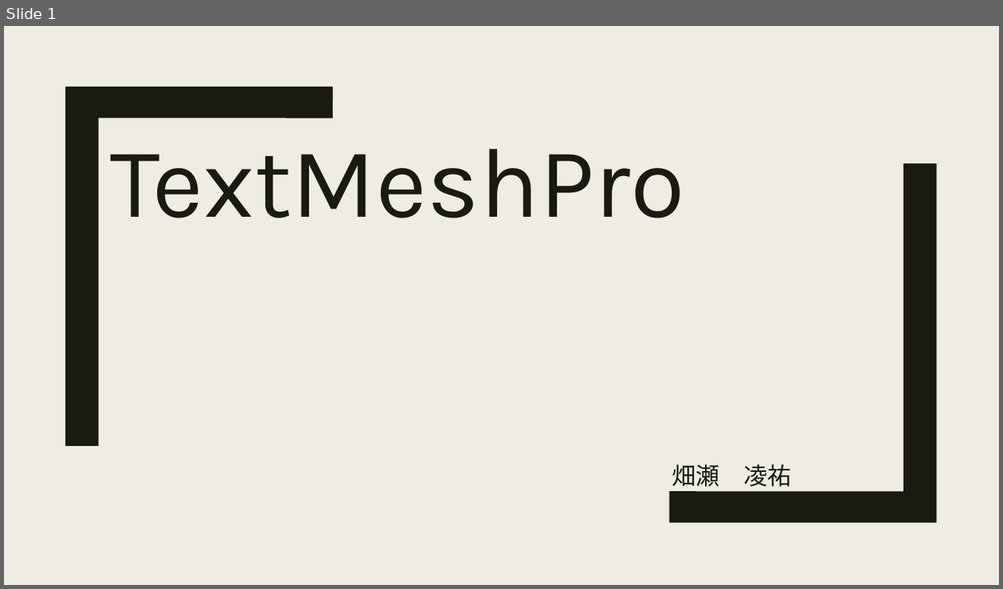
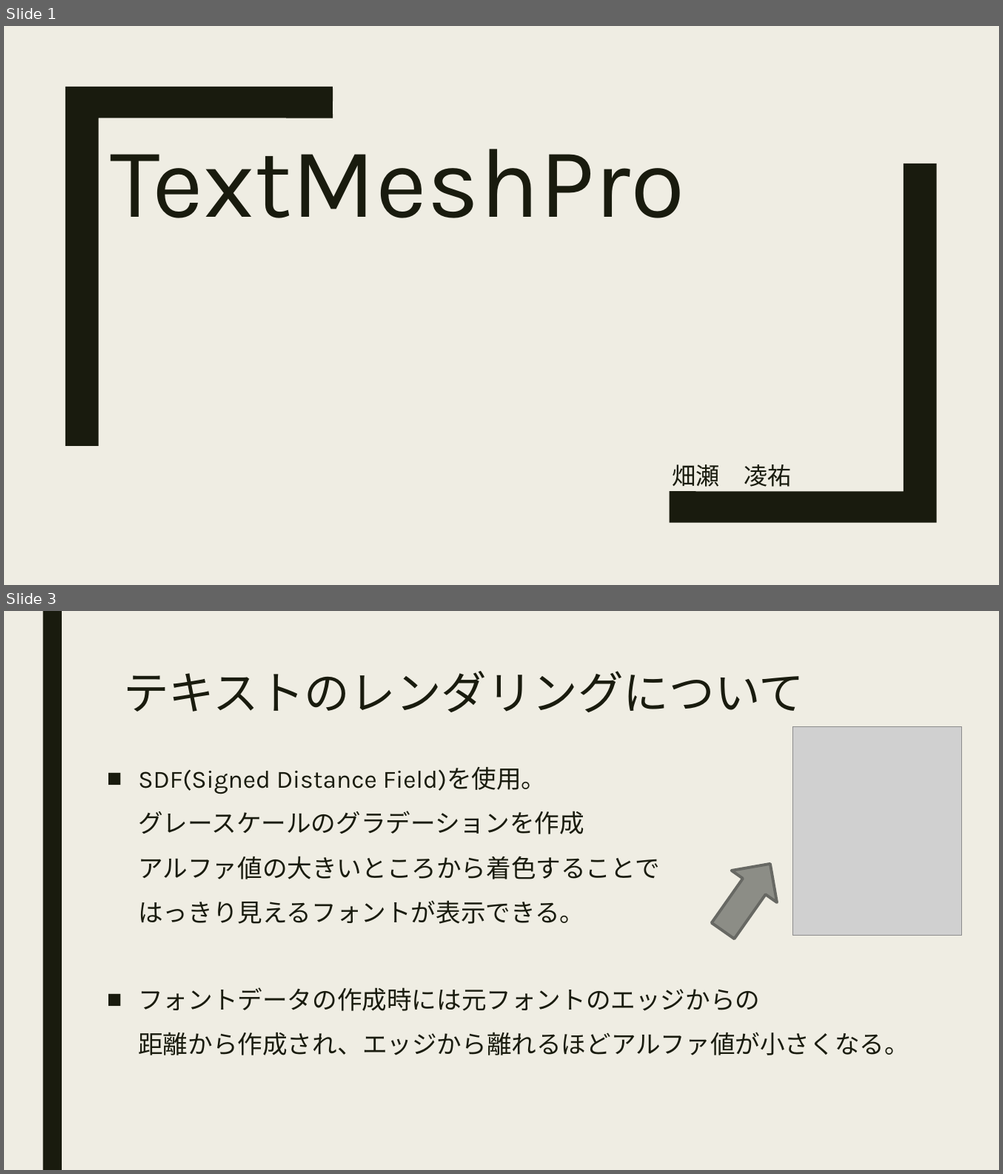
Before and after one commit to hopesnow/Study, a slide deck: RHStudy/Documents/TextMeshPro_r-hatase.pptx. Shown one above the other, each under a label of ours: slide 1 before the commit, slides 1 and 3 after it; the slides between them are not shown. The pictures are 1003x589 and 1003x1174 pixels, drawn with LibreOffice and Linux fonts; fonts in the diff are those of the drawing; grey boxes stand for pictures. Boxes give left, top, right and bottom in pixels: in the first picture for what was removed or moved away, otherwise in the second. Text is boxed around its words. In the diff, an @@ line names an element or a change of style, - is before the commit and + after.

```diff
--- a/RHStudy/Documents/TextMeshPro_r-hatase.pptx
+++ b/RHStudy/Documents/TextMeshPro_r-hatase.pptx
@@ slide 3 added at (x1=4, y1=611, x2=999, y2=1170), background #EFEDE3 @@
@@ rectangle added at (x1=42, y1=611, x2=62, y2=1170), fill #191B0E @@
@@ title added at (x1=123, y1=671, x2=804, y2=712), 44 pt, text #191B0E @@
+テキストのレンダリングについて
@@ picture added at (x1=793, y1=726, x2=962, y2=936) @@
@@ text added at (x1=138, y1=767, x2=909, y2=1056), 24 pt, text #191B0E @@
+■ SDF(Signed Distance Field)を使用。
+  グレースケールのグラデーションを作成
+  アルファ値の大きいところから着色することで
+  はっきり見えるフォントが表示できる。
+■ フォントデータの作成時には元フォントのエッジからの
+  距離から作成され、エッジから離れるほどアルファ値が小さくなる。
@@ right arrow added at (x1=700, y1=848, x2=793, y2=947), fill #8C8D86, outline #686863 2.75 pt @@
```
Also in this commit, not shown: 2 other slides added, 2 slides removed, 1 other file.
